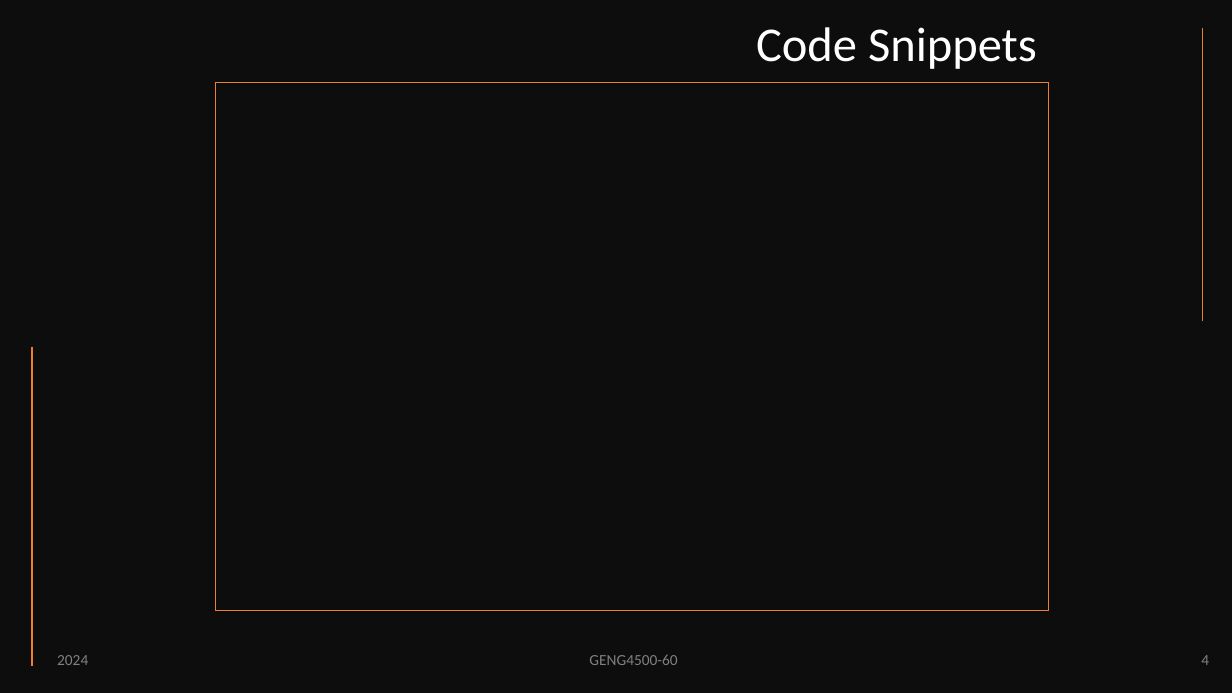
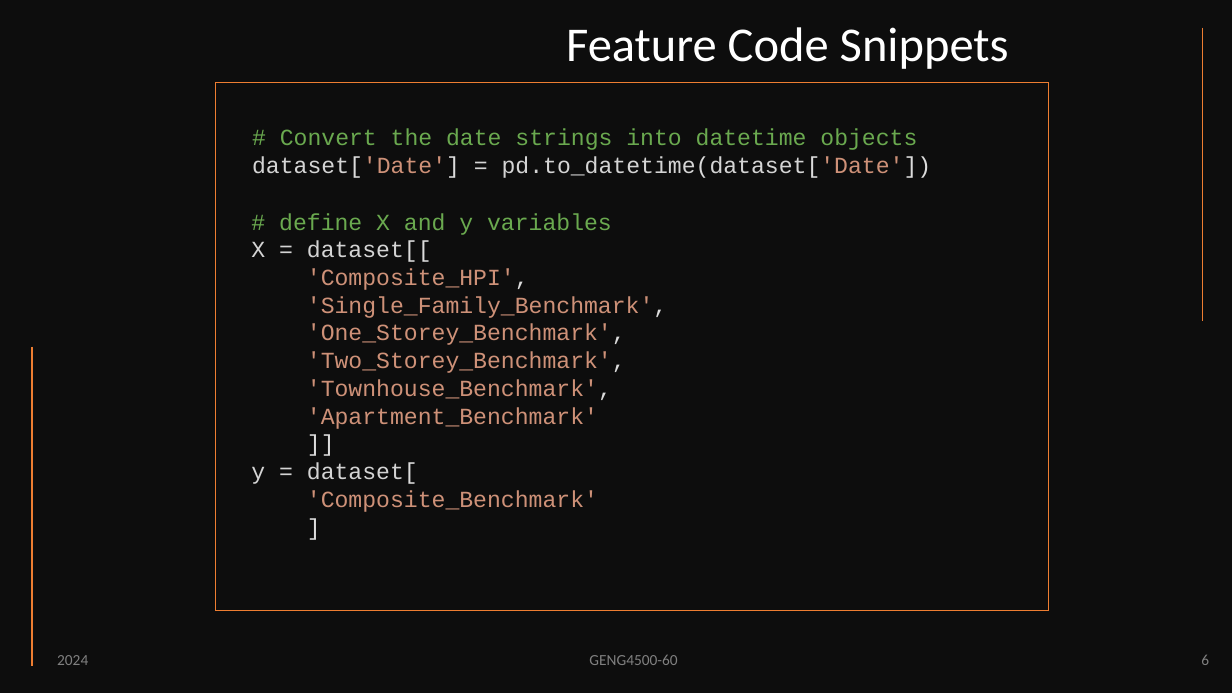
Before and after one commit to PMcTwist/Machine_Learn_Project, a slide deck: slide 6 of Presentation/ALI_Raymond_MAYNARD_Patrick_GENG4500_Final_presentation_2024.pptx (slide 4 before the commit). Drawn at 1232x693 pixels with LibreOffice and Linux fonts; fonts in the diff are those of the drawing. Boxes give left, top, right and bottom in pixels: in the first picture for what was removed or moved away, otherwise in the second. Text is boxed around its words. In the diff, an @@ line names an element or a change of style, - is before the commit and + after.

Commit message:
-Fleshed out slides with code snippets, datasets, and graphs -Re-arranged slides to flow better -Added references -Added pictures of cute robots doing exercise - most important part of this whole thing!
P@

```diff
--- a/Presentation/ALI_Raymond_MAYNARD_Patrick_GENG4500_Final_presentation_2024.pptx
+++ b/Presentation/ALI_Raymond_MAYNARD_Patrick_GENG4500_Final_presentation_2024.pptx
@@ title at [566,27,1009,69]: text changed @@
-Code Snippets
+Feature Code Snippets
@@ text added at [252,129,932,178], 18 pt, text #6AA94F @@
+# Convert the date strings into datetime objects
+dataset['Date'] = pd.to_datetime(dataset['Date'])
@@ text added at [251,213,667,512], 18 pt, text #CE9178 @@
+# define X and y variables
+X = dataset[[
+'Composite_HPI',
+'Single_Family_Benchmark',
+'One_Storey_Benchmark',
+'Two_Storey_Benchmark',
+'Townhouse_Benchmark',
+'Apartment_Benchmark'
+]]
+y = dataset[
+'Composite_Benchmark'
+]
@@ page number at [1201,654,1209,665]: text changed @@
-4
+6
```
Also in this commit, not shown: 8 other slides changed.
